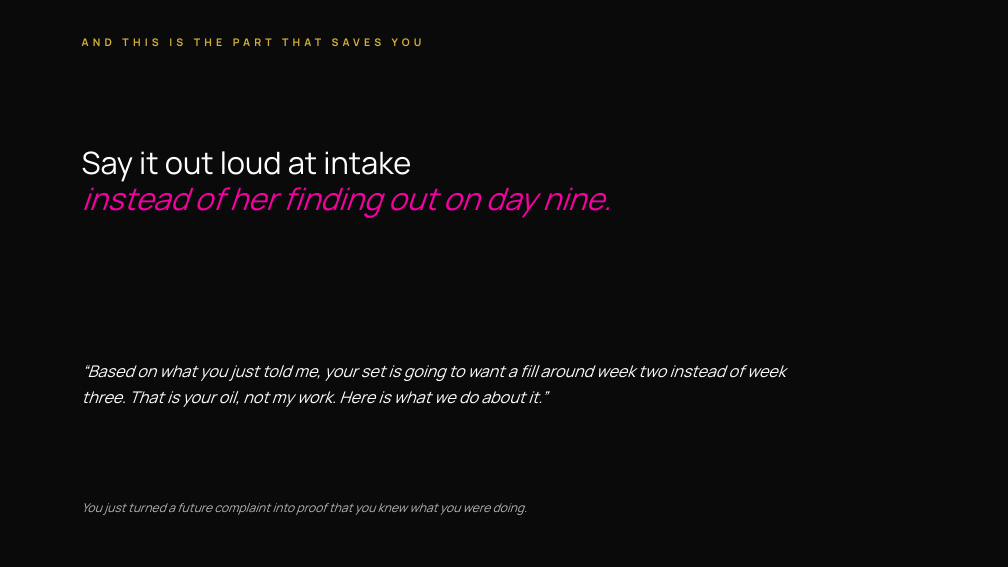
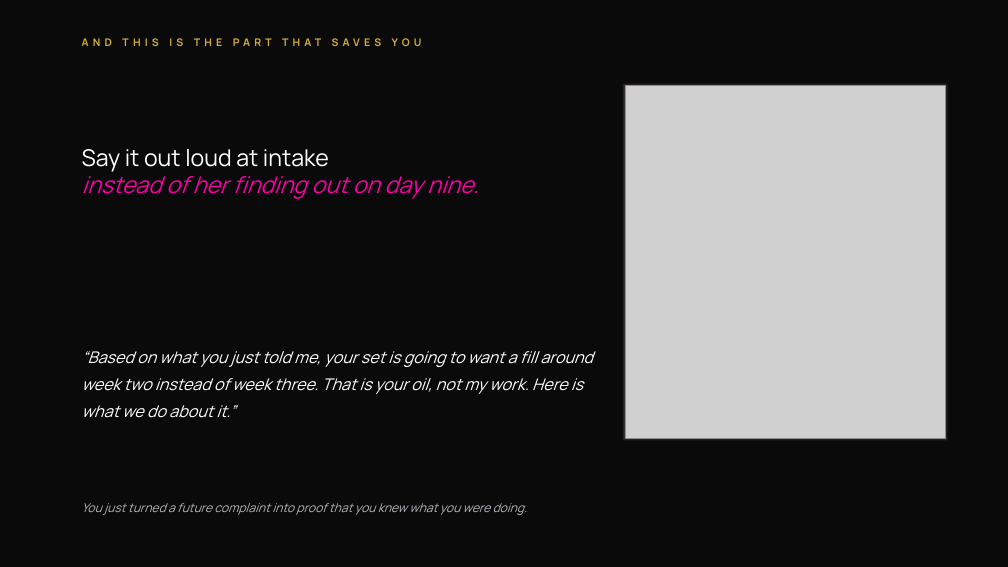
Before and after one commit to destynibeauty-creator/RLU-OFFER, a slide deck: slide 21 of slides/The-Retention-Room.pptx (slide 17 before the commit). Drawn at 1008x567 pixels with LibreOffice and Linux fonts; fonts in the diff are those of the drawing; grey boxes stand for pictures. Boxes give left, top, right and bottom in pixels: in the first picture for what was removed or moved away, otherwise in the second. Text is boxed around its words. In the diff, an @@ line names an element or a change of style, - is before the commit and + after.

```diff
--- a/slides/The-Retention-Room.pptx
+++ b/slides/The-Retention-Room.pptx
@@ rectangle added at [623, 84, 948, 440], fill #262026 @@
@@ picture added at [625, 86, 946, 438] @@
@@ text "Say it out loud at ..." at [82, 149, 479, 199]: size 44 to 33 pt; line spacing 51.9pt to 38.9pt @@
@@ text "“Based on what you just ..." rewrapped from [82, 365, 786, 407] to [82, 351, 593, 418] @@
```
Also in this commit, not shown: 18 other slides changed, 7 slides added, 1 slide removed, 26 other files.
